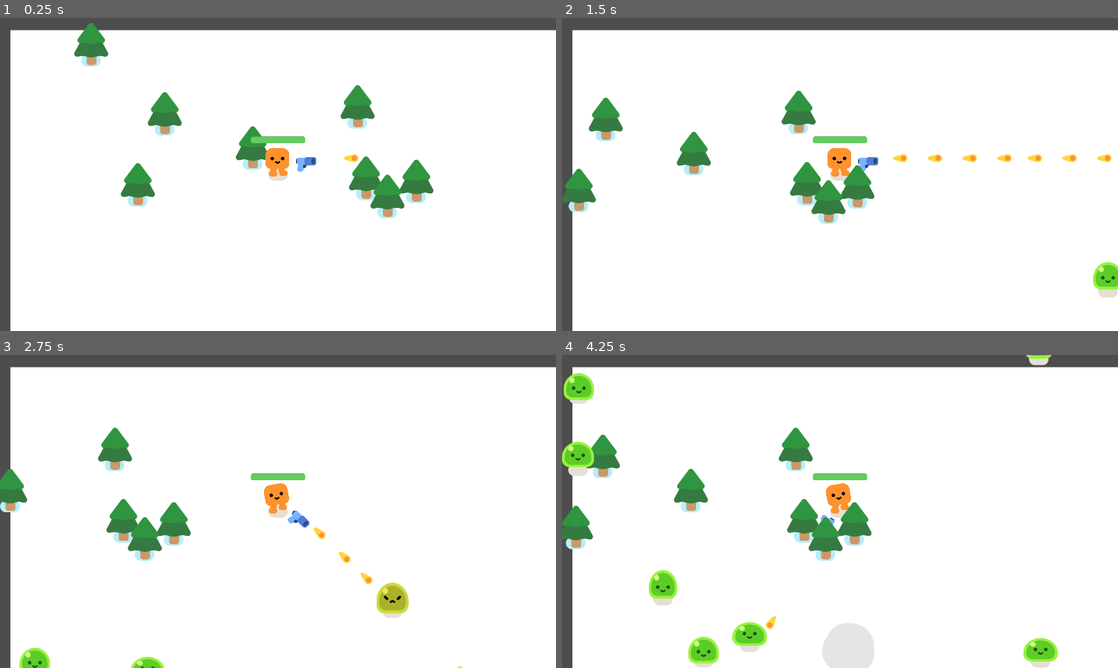
Above: before the commit, frames 1-4 (two rows, left to right).
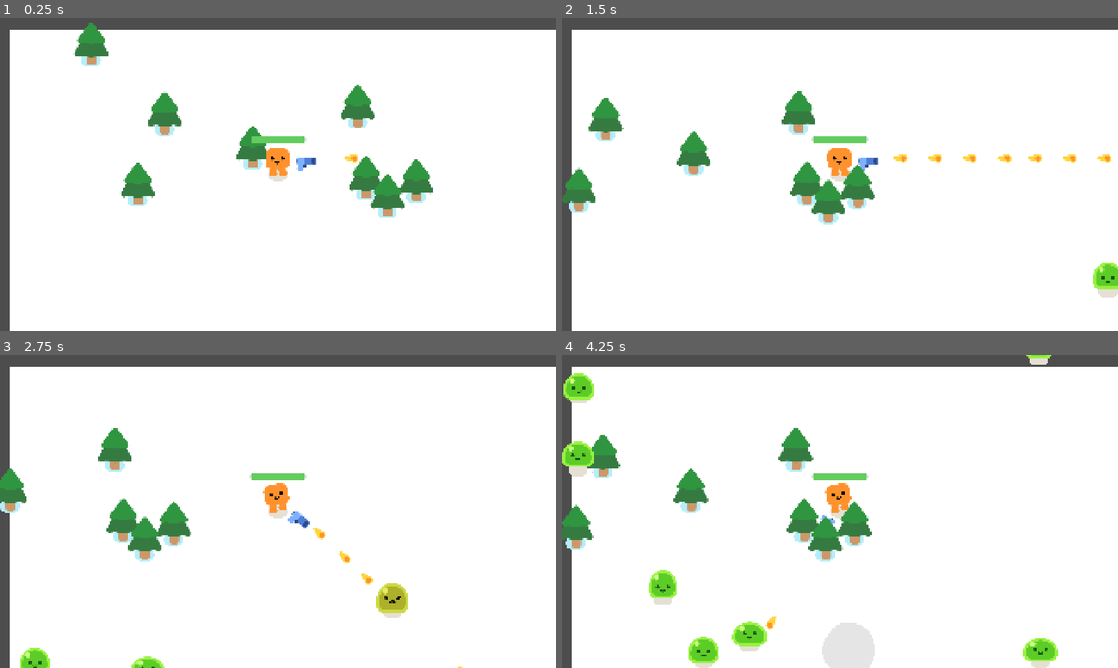
Above: after the commit, the same moments.

Repository: joeypshell/your-first-game-with-godot-4
Game: Godot game, scene res://survivors_game.tscn
Two runs of this game, one before a commit and one after it. Both use one fixed random seed, a clock stepped at 60 frames per second and the inputs below.
Inputs (mouse positions are in pixels of both pictures, inside the frame that each line leads up to):
- Up to frame 1 (0.25 s): no input
- Up to frame 2 (1.5 s): tap Enter at 0.5 s; move the mouse to (962, 158) at 0.52 s; hold D (move_right) 0.53-1.25 s; click (962, 158) at 0.67 s; drag from (728, 190) to (840, 165) at 1.27 s
- Up to frame 3 (2.75 s): move the mouse to (333, 442) at 2.02 s; hold D (move_right) from 2.03 s (still down)
- Up to frame 4 (4.25 s): release D (move_right) at 2.75 s; drag from (812, 574) to (673, 464) at 2.77 s; move the mouse to (1006, 558) at 3.52 s; hold A (move_left) from 3.53 s (still down)

The runs differ from the first frame. In frame 1, 1.0% of the frame differs, in the area x 1-100%, y 1-100%; in frame 2, 1.1%; in frame 3, 1.0%; in frame 4, 1.4%, in the area x 0-100%, y 0-100%.

Commit message:
Fix mobile web viewport layout

Diff:
--- a/project.godot
+++ b/project.godot
@@ -83,7 +83,8 @@
 
 window/size/viewport_width=1920
 window/size/viewport_height=1080
-window/stretch/mode="viewport"
+window/stretch/mode="canvas_items"
+window/stretch/aspect="expand"
 
 [dotnet]
 
@@ -127,3 +128,4 @@
 [rendering]
 
 renderer/rendering_method="gl_compatibility"
+textures/vram_compression/import_s3tc_bptc=true
Not shown, changed: export_presets.cfg
Not shown, changed: docs/index.html
Not shown, changed: docs/index.pck
